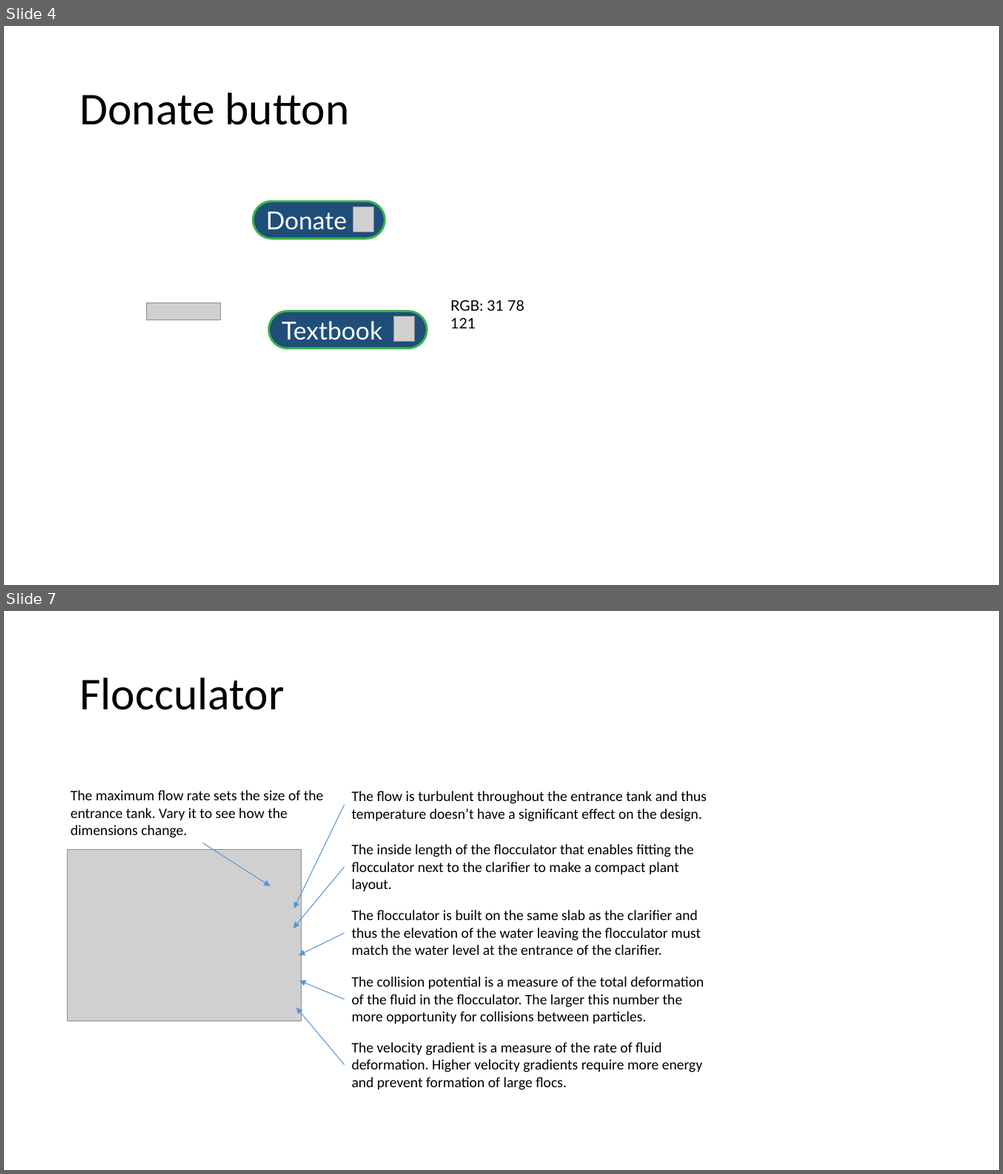
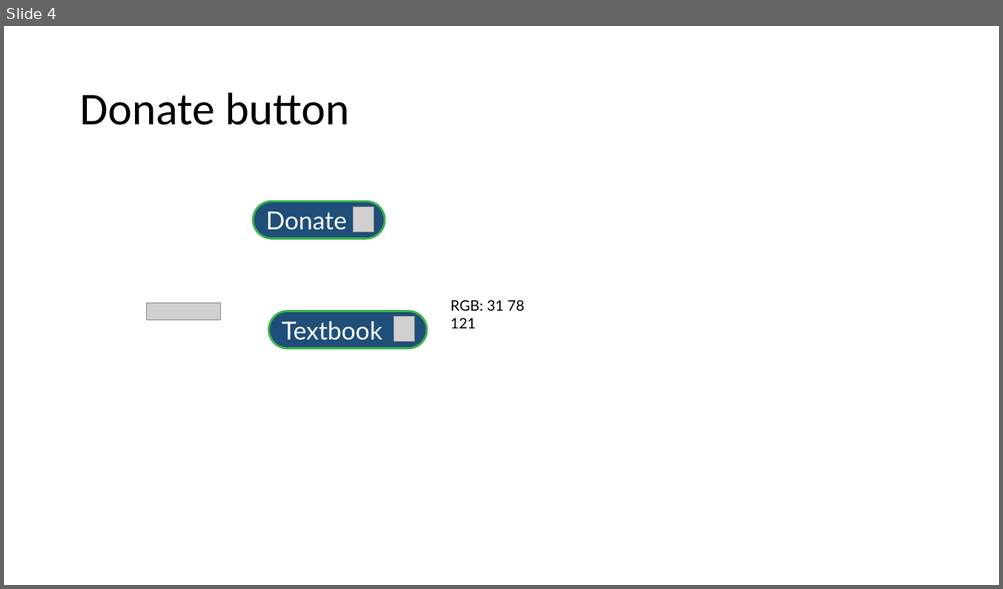
Before and after one commit to AguaClara/Textbook, a slide deck: Images/Donate.pptx. Shown one above the other, each under a label of ours: slides 4 and 7 before the commit, slide 4 after it; the slides between them are not shown. The pictures are 1003x1174 and 1003x589 pixels, drawn with LibreOffice and Linux fonts; fonts in the diff are those of the drawing; grey boxes stand for pictures. Boxes give left, top, right and bottom in pixels: in the first picture for what was removed or moved away, otherwise in the second. Text is boxed around its words. In the diff, an @@ line names an element or a change of style, - is before the commit and + after.

```diff
--- a/Images/Donate.pptx
+++ b/Images/Donate.pptx
@@ slide 7 removed at [4,611,999,1170], background #FFFFFF @@
@@ title removed at [79,678,284,710] @@
-Flocculator
@@ text removed at [71,790,324,838] @@
-The maximum flow rate sets the size of the entrance tank. Vary it to see how the dimensions change.
@@ arrow removed from (344, 805) to (294, 908) @@
@@ text removed at [352,791,706,822] @@
-The flow is turbulent throughout the entrance tank and thus temperature doesn’t have a significant effect on the design.
@@ picture removed at [68,850,301,1022] @@
@@ arrow removed from (202, 843) to (270, 886) @@
@@ text removed at [352,844,694,891] @@
-The inside length of the flocculator that enables fitting the flocculator next to the clarifier to make a compact plant layout.
@@ arrow removed from (344, 867) to (293, 929) @@
@@ text removed at [352,910,700,955] @@
-The flocculator is built on the same slab as the clarifier and thus the elevation of the water leaving the flocculator must match the water level at the entrance of the clarifier.
@@ arrow removed from (344, 934) to (299, 956) @@
@@ arrow removed from (344, 999) to (299, 981) @@
@@ text removed at [352,977,703,1024] @@
-The collision potential is a measure of the total deformation of the fluid in the flocculator. The larger this number the more opportunity for collisions between particles.
@@ arrow removed from (344, 1065) to (296, 1008) @@
@@ text removed at [352,1042,703,1091] @@
-The velocity gradient is a measure of the rate of fluid deformation. Higher velocity gradients require more energy and prevent formation of large flocs.
```
Also in this commit, not shown: 1 slide added, 2 other slides removed, 12 other files.
